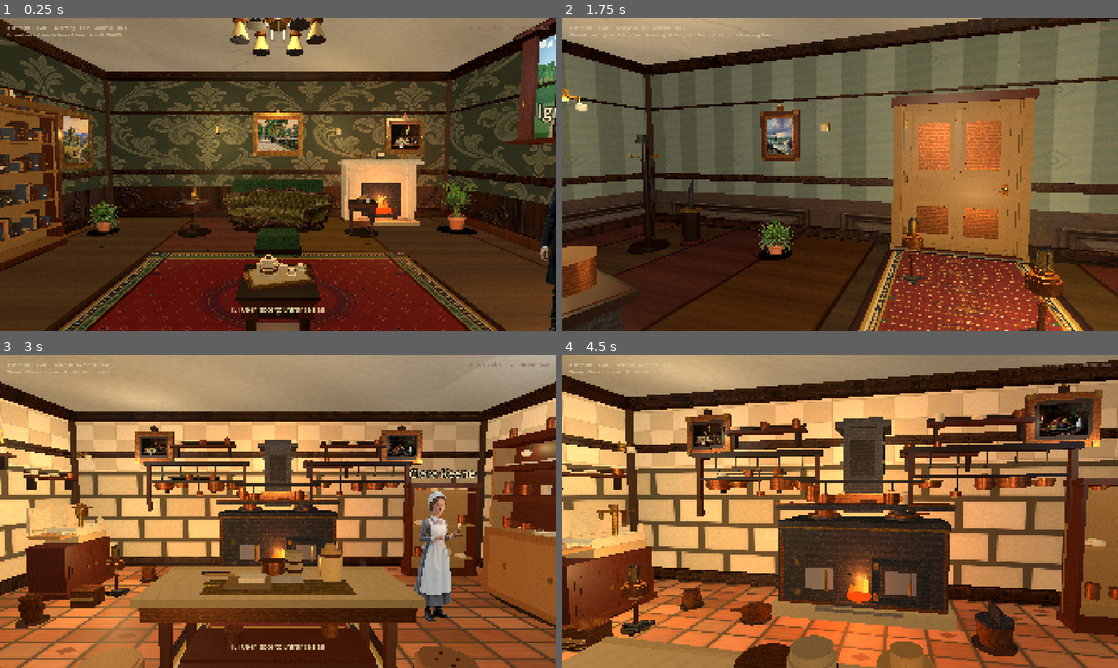
Above: before the commit, frames 1-4 (two rows, left to right).
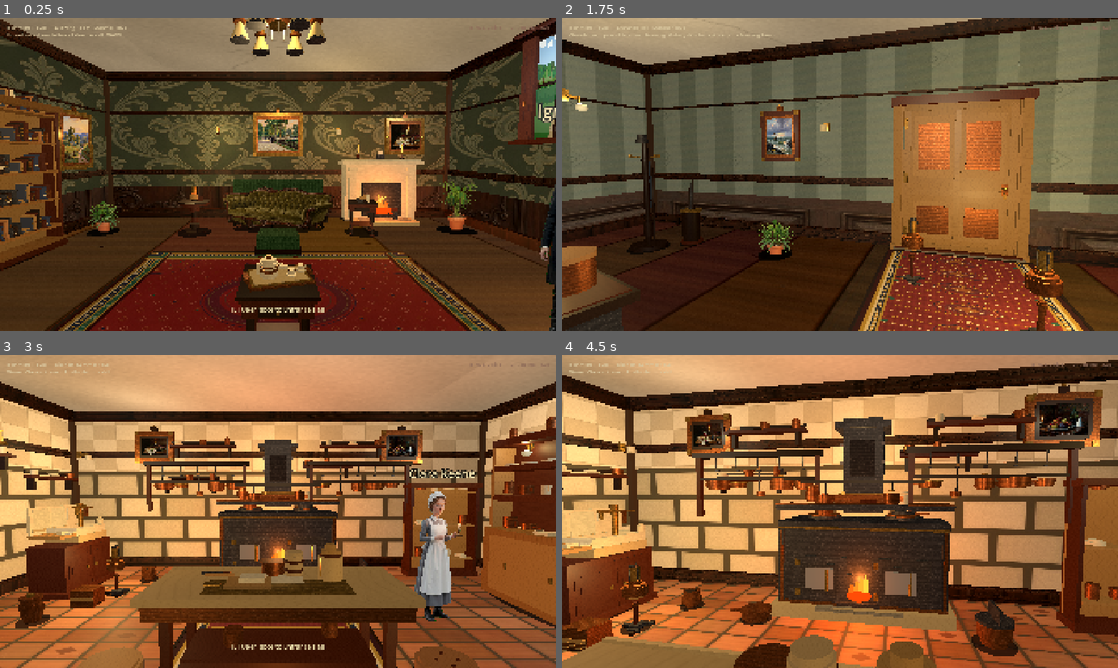
Above: after the commit, the same moments.

Repository: drakewing-eng/aetheric-engine
Game: Godot game, scene res://scenes/fps_main.tscn
The game is run twice, just before and just after one commit, with the same random seed, the same clock (stepped at 60 frames per second) and the same inputs.
Inputs (mouse positions are in pixels of both pictures, inside the frame that each line leads up to):
- Up to frame 1 (0.25 s): no input
- Up to frame 2 (1.75 s): tap Enter at 0.5 s; move the mouse to (867, 174) at 0.52 s; hold E (interact) 0.53-1.28 s; hold W (move_forward) from 0.53 s (still down); click (867, 174) at 0.67 s; move the mouse to (812, 174) at 1.27 s; tap E (interact) at 1.35 s
- Up to frame 3 (3 s): keep holding W (move_forward); tap E (interact) at 2, 2.85 s; move the mouse to (289, 505) at 2.02 s; hold E (interact) 2.03-2.78 s; move the mouse to (272, 517) at 2.77 s; click (272, 517) at 2.92 s
- Up to frame 4 (4.5 s): keep holding W (move_forward); move the mouse to (878, 514) at 3.52 s; hold E (interact) 3.53-4.28 s; move the mouse to (795, 508) at 4.27 s; tap E (interact) at 4.35 s

The runs differ from the first frame. In frame 1, 0.1% of the frame differs, in the area x 34-73%, y 40-60%; in frame 2, less than 0.1%; in frame 3, 17%, in the area x 0-100%, y 0-100%; in frame 4, 8.8%.

Commit message:
visual loop 126: side-table/desk/mantel still-life — no brass coin stacks

Diff:
--- a/aetheric-engine-godot/scripts/fps_props.gd
+++ b/aetheric-engine-godot/scripts/fps_props.gd
@@ -241,21 +241,25 @@
 	_add_box(root, Vector3(-0.4, top_y + 0.14, -0.28), Vector3(0.12, 0.08, 0.08), PAPER.darkened(0.05), false)
 	_add_box(root, Vector3(0.0, top_y + 0.14, -0.28), Vector3(0.1, 0.06, 0.08), PAPER, false)
 	_add_box(root, Vector3(0.4, top_y + 0.14, -0.28), Vector3(0.08, 0.1, 0.08), Color(0.35, 0.18, 0.1), false, 0.6)
-	# Still life on writing surface
+	# Loop 126 still-life: papers + ink + proper candlestick (not brass disc + stick)
 	_add_box(root, Vector3(0.28, top_y + 0.04, 0.12), Vector3(0.34, 0.012, 0.24), PAPER, false)
 	_add_box(root, Vector3(0.32, top_y + 0.05, 0.08), Vector3(0.22, 0.01, 0.16), PAPER.darkened(0.05), false)
 	_add_box(root, Vector3(-0.25, top_y + 0.04, -0.05), Vector3(0.28, 0.01, 0.2), PAPER, false)
 	_add_box(root, Vector3(0.05, top_y + 0.06, -0.12), Vector3(0.055, 0.05, 0.055), INK, false)
 	_add_cylinder(root, Vector3(0.12, top_y + 0.09, -0.08), 0.012, 0.14, MAHOGANY, false)
-	_add_cylinder(root, Vector3(-0.35, top_y + 0.08, 0.15), 0.03, 0.18, CANDLE, false)
-	_add_cylinder(root, Vector3(-0.35, top_y + 0.01, 0.15), 0.05, 0.04, BRASS, false, 0.3, true)
+	# Candlestick: wood base + drip pan + cream taper
+	_add_cylinder(root, Vector3(-0.35, top_y + 0.02, 0.15), 0.055, 0.035, MAHOGANY_DARK, false, 0.5)
+	_add_cylinder(root, Vector3(-0.35, top_y + 0.08, 0.15), 0.028, 0.09, MAHOGANY, false, 0.48)
+	_add_cylinder(root, Vector3(-0.35, top_y + 0.13, 0.15), 0.045, 0.02, BRASS.darkened(0.2), false, 0.35, true)
+	_add_cylinder(root, Vector3(-0.35, top_y + 0.26, 0.15), 0.02, 0.22, CANDLE, false, 0.6)
+	_add_sphere_blob(root, Vector3(-0.35, top_y + 0.38, 0.15), 0.028, Color(1.0, 0.78, 0.4))
 	_add_box(root, Vector3(0.45, top_y + 0.05, -0.15), Vector3(0.12, 0.04, 0.08), Color(0.55, 0.12, 0.1), false)
 	_add_contact_shadow(root, 0.9, 0.55)
 	var flame := OmniLight3D.new()
 	flame.light_color = Color(1.0, 0.78, 0.42)
 	flame.light_energy = 0.45
 	flame.omni_range = 2.6
-	flame.position = Vector3(-0.35, top_y + 0.28, 0.15)
+	flame.position = Vector3(-0.35, top_y + 0.36, 0.15)
 	root.add_child(flame)
 	return root
 
@@ -892,51 +896,58 @@
 		_add_cylinder(root, Vector3(0.22, 0.02, 0.1), 0.04, 0.04, MAHOGANY, true)
 		_add_cylinder(root, Vector3(0.0, 0.02, -0.06), 0.04, 0.04, MAHOGANY, true)
 		_add_box(root, Vector3(0, 0.28, 0.06), Vector3(0.42, 0.03, 0.14), MAHOGANY, false, 0.48)
-	# Top dressing — skip when bare (tea tray / hero still-life placed separately)
+	# Loop 126 top dressing — candlestick / Argand / books / letters (never brass coin tower)
 	var top_y := 0.69
 	if prop.get("bare", false):
 		_add_contact_shadow(root, 0.34, 0.34)
 		return root
 	if dress == 0:
-		# Mini Argand on table (loop 102: short caged chimney, not white stick)
-		_add_cylinder(root, Vector3(0, top_y, 0), 0.08, 0.05, BRASS, false, 0.28, true)
-		_add_cylinder(root, Vector3(0, top_y + 0.08, 0), 0.07, 0.08, BRASS.darkened(0.05), false, 0.28, true)
-		_add_cylinder(root, Vector3(0, top_y + 0.14, 0), 0.05, 0.03, BRASS, false, 0.28, true)
-		var glass_t := Color(0.72, 0.58, 0.32)
-		_add_cylinder(root, Vector3(0, top_y + 0.22, 0), 0.038, 0.12, glass_t, false, 0.4)
-		for ri in 3:
-			var ra := float(ri) * TAU / 3.0
-			_add_box(root, Vector3(cos(ra) * 0.04, top_y + 0.22, sin(ra) * 0.04), Vector3(0.01, 0.11, 0.01), BRASS, false, 0.3)
-		_add_cylinder(root, Vector3(0, top_y + 0.29, 0), 0.032, 0.025, BRASS, false, 0.28, true)
-		_add_sphere_blob(root, Vector3(0, top_y + 0.2, 0), 0.022, Color(1.0, 0.8, 0.4))
-		_add_box(root, Vector3(0.12, top_y - 0.01, 0.08), Vector3(0.12, 0.14, 0.09), _book_color(2 + seed0), false)
+		# Mini Argand: dark wood base + fat font + short amber glass (loop 121 language)
+		_add_cylinder(root, Vector3(0, top_y + 0.02, 0), 0.07, 0.04, MAHOGANY_DARK, false, 0.5)
+		_add_cylinder(root, Vector3(0, top_y + 0.08, 0), 0.085, 0.1, Color(0.5, 0.36, 0.18), false, 0.4, true)
+		_add_cylinder(root, Vector3(0, top_y + 0.14, 0), 0.055, 0.025, BRASS.darkened(0.2), false, 0.35, true)
+		_add_cylinder(root, Vector3(0, top_y + 0.24, 0), 0.04, 0.14, Color(0.85, 0.62, 0.28), false, 0.35)
+		_add_sphere_blob(root, Vector3(0, top_y + 0.22, 0), 0.025, Color(1.0, 0.8, 0.4))
+		_add_box(root, Vector3(0.14, top_y + 0.05, 0.06), Vector3(0.1, 0.12, 0.08), _book_color(2 + seed0), false)
 		var lamp := OmniLight3D.new()
 		lamp.light_color = Color(1.0, 0.85, 0.55)
 		lamp.light_energy = 0.55
 		lamp.omni_range = 2.6
-		lamp.position = Vector3(0, top_y + 0.22, 0)
+		lamp.position = Vector3(0, top_y + 0.24, 0)
 		root.add_child(lamp)
 	elif dress == 1:
+		# Book stack + cream crock (no metal tower)
 		_add_box(root, Vector3(-0.05, top_y + 0.01, 0.02), Vector3(0.14, 0.05, 0.18), _book_color(seed0), false)
 		_add_box(root, Vector3(0.02, top_y + 0.06, 0.0), Vector3(0.12, 0.04, 0.16), _book_color(seed0 + 3), false)
 		_add_box(root, Vector3(0.08, top_y + 0.11, -0.02), Vector3(0.1, 0.035, 0.14), _book_color(seed0 + 5), false)
-		_add_cylinder(root, Vector3(0.12, top_y + 0.03, 0.1), 0.04, 0.12, CREAM.darkened(0.1), false, 0.75)
+		_add_cylinder(root, Vector3(0.12, top_y + 0.05, 0.1), 0.04, 0.1, CREAM.darkened(0.1), false, 0.75)
+		_add_cylinder(root, Vector3(0.12, top_y + 0.12, 0.1), 0.03, 0.03, CREAM.darkened(0.18), false, 0.75)
 	elif dress == 2:
-		# Porcelain vase + restrained bloom (not Minecraft fruit blobs)
-		_add_cylinder(root, Vector3(0, top_y + 0.04, 0), 0.055, 0.1, CREAM.darkened(0.05), false, 0.7)
-		_add_cylinder(root, Vector3(0, top_y + 0.12, 0), 0.04, 0.08, CREAM, false, 0.7)
-		_add_cylinder(root, Vector3(0, top_y + 0.18, 0), 0.05, 0.03, CREAM.darkened(0.08), false, 0.7)
+		# Porcelain vase + restrained bloom
+		_add_cylinder(root, Vector3(0, top_y + 0.03, 0), 0.045, 0.04, CREAM.darkened(0.12), false, 0.7)
+		_add_cylinder(root, Vector3(0, top_y + 0.1, 0), 0.06, 0.12, CREAM.darkened(0.05), false, 0.7)
+		_add_cylinder(root, Vector3(0, top_y + 0.18, 0), 0.045, 0.04, CREAM, false, 0.7)
 		_add_cylinder(root, Vector3(0.01, top_y + 0.26, 0.01), 0.012, 0.12, Color(0.22, 0.35, 0.16), false, 0.8)
 		_add_sphere_blob(root, Vector3(0.03, top_y + 0.32, 0.02), 0.028, Color(0.62, 0.22, 0.22))
 		_add_sphere_blob(root, Vector3(-0.02, top_y + 0.3, -0.01), 0.022, Color(0.72, 0.55, 0.28))
 		_add_sphere_blob(root, Vector3(0.0, top_y + 0.34, -0.02), 0.02, Color(0.55, 0.2, 0.25))
 	else:
-		# Letters + pen tray (drawing-room identity)
-		_add_box(root, Vector3(-0.04, top_y, 0.02), Vector3(0.16, 0.01, 0.11), PAPER, false)
-		_add_box(root, Vector3(0.0, top_y + 0.012, 0.0), Vector3(0.14, 0.008, 0.1), PAPER.darkened(0.06), false)
-		_add_cylinder(root, Vector3(0.06, top_y + 0.02, 0.04), 0.015, 0.006, Color(0.55, 0.12, 0.1), false, 0.6)
-		_add_box(root, Vector3(0.12, top_y + 0.01, -0.05), Vector3(0.1, 0.02, 0.04), MAHOGANY_DARK, false, 0.45)
-		_add_cylinder(root, Vector3(0.12, top_y + 0.03, -0.05), 0.006, 0.1, INK, false, 0.5)
+		# Candlestick + letters (drawing-room identity)
+		_add_cylinder(root, Vector3(-0.08, top_y + 0.02, 0.0), 0.05, 0.03, MAHOGANY_DARK, false, 0.5)
+		_add_cylinder(root, Vector3(-0.08, top_y + 0.08, 0.0), 0.025, 0.08, MAHOGANY, false, 0.48)
+		_add_cylinder(root, Vector3(-0.08, top_y + 0.13, 0.0), 0.04, 0.02, BRASS.darkened(0.2), false, 0.35, true)
+		_add_cylinder(root, Vector3(-0.08, top_y + 0.26, 0.0), 0.018, 0.22, CANDLE, false, 0.6)
+		_add_sphere_blob(root, Vector3(-0.08, top_y + 0.38, 0.0), 0.025, Color(1.0, 0.78, 0.35))
+		_add_box(root, Vector3(0.08, top_y, 0.02), Vector3(0.16, 0.01, 0.11), PAPER, false)
+		_add_box(root, Vector3(0.1, top_y + 0.012, 0.0), Vector3(0.14, 0.008, 0.1), PAPER.darkened(0.06), false)
+		_add_box(root, Vector3(0.12, top_y + 0.01, -0.08), Vector3(0.08, 0.02, 0.04), MAHOGANY_DARK, false, 0.45)
+		_add_cylinder(root, Vector3(0.12, top_y + 0.03, -0.08), 0.006, 0.1, INK, false, 0.5)
+		var candle_l := OmniLight3D.new()
+		candle_l.light_color = Color(1.0, 0.82, 0.5)
+		candle_l.light_energy = 0.4
+		candle_l.omni_range = 2.2
+		candle_l.position = Vector3(-0.08, top_y + 0.36, 0.0)
+		root.add_child(candle_l)
 	_add_contact_shadow(root, 0.34, 0.34)
 	return root
 
@@ -3030,21 +3041,28 @@
 	# Mantel shelf
 	_add_box(root, Vector3(0, 1.45, 0.02), Vector3(1.95, 0.1, 0.55), MARBLE, true, 0.3)
 	_add_box(root, Vector3(0, 1.5, 0.05), Vector3(1.85, 0.03, 0.48), MARBLE.lightened(0.05), false, 0.3)
-	# Mantel ornaments by seed
+	# Loop 126 mantel ornaments — candlesticks / urns / clock (not brass cylinders)
 	match seed0 % 3:
 		0:
-			_add_cylinder(root, Vector3(-0.55, 1.58, 0.05), 0.06, 0.18, BRASS, false, 0.3, true)
-			_add_cylinder(root, Vector3(0.55, 1.58, 0.05), 0.06, 0.18, BRASS, false, 0.3, true)
-			_add_box(root, Vector3(0, 1.55, 0.08), Vector3(0.2, 0.12, 0.1), Color(0.12, 0.1, 0.1), false, 0.4)
-			_add_box(root, Vector3(0, 1.65, 0.08), Vector3(0.14, 0.1, 0.06), Color(0.85, 0.82, 0.75), false, 0.45)
+			# Twin candlesticks + carriage clock
+			for sx in [-0.55, 0.55]:
+				_add_cylinder(root, Vector3(sx, 1.54, 0.05), 0.05, 0.03, MAHOGANY_DARK, false, 0.5)
+				_add_cylinder(root, Vector3(sx, 1.6, 0.05), 0.025, 0.1, MAHOGANY, false, 0.48)
+				_add_cylinder(root, Vector3(sx, 1.66, 0.05), 0.04, 0.02, BRASS.darkened(0.2), false, 0.35, true)
+				_add_cylinder(root, Vector3(sx, 1.78, 0.05), 0.018, 0.2, CANDLE, false, 0.6)
+				_add_sphere_blob(root, Vector3(sx, 1.9, 0.05), 0.025, Color(1.0, 0.75, 0.35))
+			_add_box(root, Vector3(0, 1.58, 0.08), Vector3(0.18, 0.14, 0.1), Color(0.12, 0.1, 0.1), false, 0.4)
+			_add_box(root, Vector3(0, 1.68, 0.08), Vector3(0.12, 0.1, 0.06), Color(0.85, 0.82, 0.75), false, 0.45)
 		1:
-			# Twin urns + centre candlesticks
-			_add_cylinder(root, Vector3(-0.5, 1.6, 0.05), 0.07, 0.2, CREAM.darkened(0.08), false, 0.7)
-			_add_cylinder(root, Vector3(0.5, 1.6, 0.05), 0.07, 0.2, CREAM.darkened(0.08), false, 0.7)
-			_add_cylinder(root, Vector3(-0.15, 1.55, 0.08), 0.025, 0.14, CANDLE, false, 0.55)
-			_add_cylinder(root, Vector3(0.15, 1.55, 0.08), 0.025, 0.14, CANDLE, false, 0.55)
-			_add_sphere_blob(root, Vector3(-0.15, 1.65, 0.08), 0.02, Color(1.0, 0.75, 0.35))
-			_add_sphere_blob(root, Vector3(0.15, 1.65, 0.08), 0.02, Color(1.0, 0.75, 0.35))
+			# Twin urns + centre candlesticks with bases
+			_add_cylinder(root, Vector3(-0.5, 1.56, 0.05), 0.05, 0.04, CREAM.darkened(0.15), false, 0.7)
+			_add_cylinder(root, Vector3(-0.5, 1.64, 0.05), 0.07, 0.16, CREAM.darkened(0.08), false, 0.7)
+			_add_cylinder(root, Vector3(0.5, 1.56, 0.05), 0.05, 0.04, CREAM.darkened(0.15), false, 0.7)
+			_add_cylinder(root, Vector3(0.5, 1.64, 0.05), 0.07, 0.16, CREAM.darkened(0.08), false, 0.7)
+			for sx2 in [-0.15, 0.15]:
+				_add_cylinder(root, Vector3(sx2, 1.54, 0.08), 0.035, 0.025, MAHOGANY_DARK, false, 0.5)
+				_add_cylinder(root, Vector3(sx2, 1.62, 0.08), 0.02, 0.16, CANDLE, false, 0.55)
+				_add_sphere_blob(root, Vector3(sx2, 1.72, 0.08), 0.022, Color(1.0, 0.75, 0.35))
 		_:
 			# Carriage clock + small vases
 			_add_box(root, Vector3(0.0, 1.58, 0.06), Vector3(0.18, 0.22, 0.1), BRASS.darkened(0.1), false, 0.32)
Not shown, changed: SCRATCH/memory/CURRENT.md
